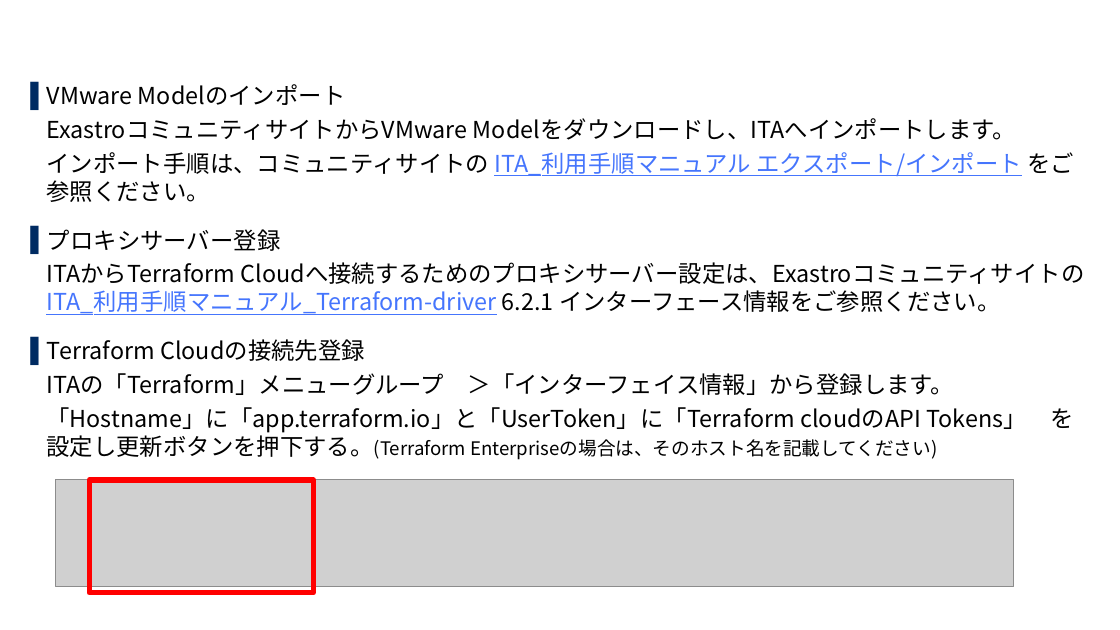
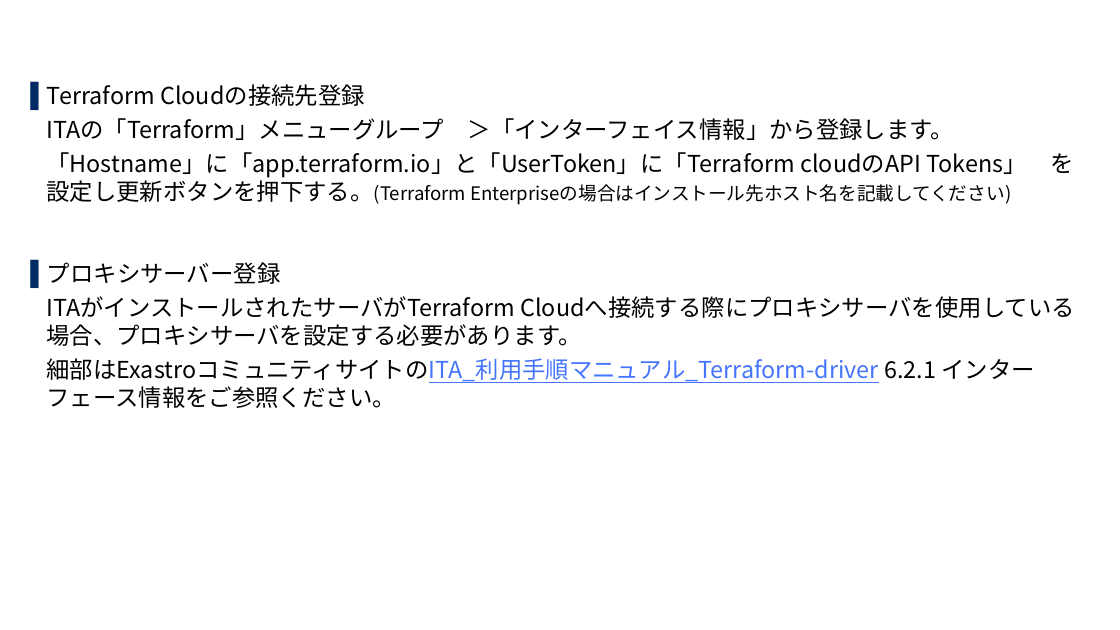
Before and after one commit to exastro-suite/SettingSamples-VMware, a slide deck: slide 18 of docs/setting-samples-vmware-install_ja.pptx (slide 10 before the commit). Drawn at 1120x630 pixels with LibreOffice and Linux fonts; fonts in the diff are those of the drawing; grey boxes stand for pictures; background and template pictures are left out. Boxes give left, top, right and bottom in pixels: in the first picture for what was removed or moved away, otherwise in the second. Text is boxed around its words. In the diff, an @@ line names an element or a change of style, - is before the commit and + after.

```diff
--- a/docs/setting-samples-vmware-install_ja.pptx
+++ b/docs/setting-samples-vmware-install_ja.pptx
@@ text at (46, 84, 1085, 315): paragraphs removed @@
-▌ VMware Modelのインポート
-ExastroコミュニティサイトからVMware Modelをダウンロードし、ITAへインポートします。
-インポート手順は、コミュニティサイトの ITA_利用手順マニュアル エクスポート/インポート をご参照ください。
-▌ プロキシサーバー登録
-ITAからTerraform Cloudへ接続するためのプロキシサーバー設定は、ExastroコミュニティサイトのITA_利用手順マニュアル_Terraform-driver 6.2.1 インターフェース情報をご参照ください。
@@ text at (46, 152, 1034, 408): text changed @@
-「Hostname」に「app.terraform.io」と「UserToken」に「Terraform cloudのAPI Tokens」 を設定し更新ボタンを押下する。(Terraform Enterpriseの場合は、そのホスト名を記載してください)
+「Hostname」に「app.terraform.io」と「UserToken」に「Terraform cloudのAPI Tokens」 を設定し更新ボタンを押下する。(Terraform Enterpriseの場合はインストール先ホスト名を記載してください)
+▌ プロキシサーバー登録
+ITAがインストールされたサーバがTerraform Cloudへ接続する際にプロキシサーバを使用している場合、プロキシサーバを設定する必要があります。
+細部はExastroコミュニティサイトのITA_利用手順マニュアル_Terraform-driver 6.2.1 インターフェース情報をご参照ください。
@@ picture removed at (56, 480, 1014, 586) @@
@@ rectangle removed at (89, 480, 313, 592) @@
```
Also in this commit, not shown: 14 other slides changed, 28 slides added, 17 slides removed, 3 other files.
